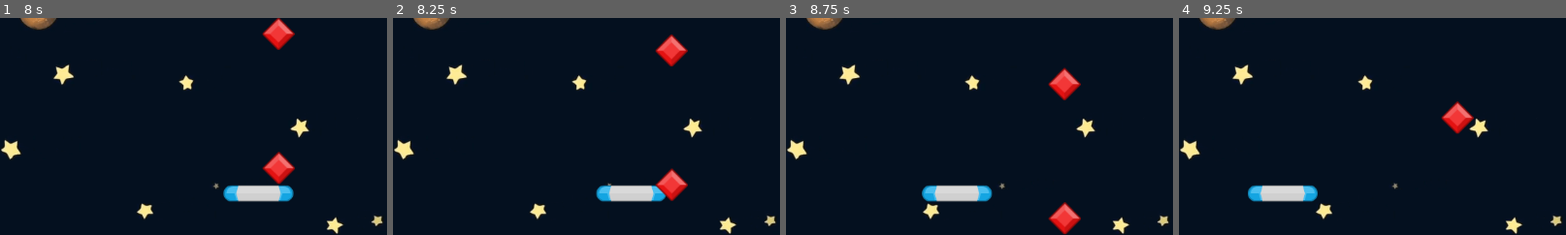
Above: before the commit, frames 1-4 (left to right).
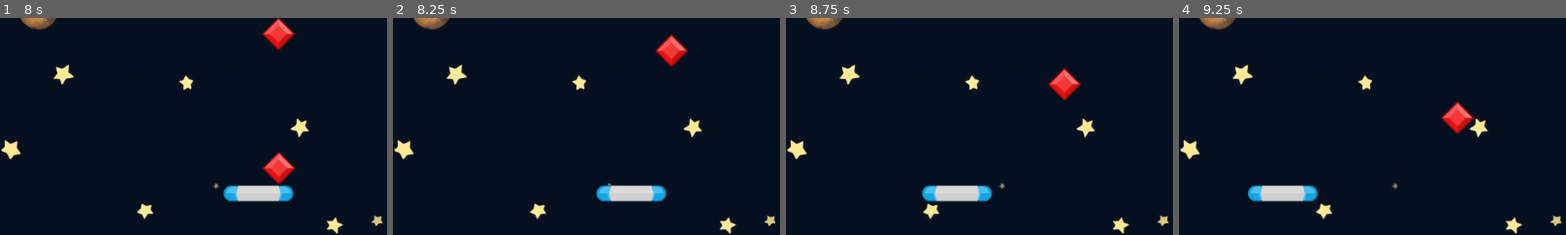
Above: after the commit, the same moments.

Repository: JaseBird/Gem-Catcher
Game: Godot game, scene res://scenes/game.tscn
Two runs of this game, one before a commit and one after it. Both use one fixed random seed, a clock stepped at 60 frames per second and the inputs below.
Inputs:
- Up to frame 1 (8 s): tap Enter at 0.5 s; hold D (right) 0.53-1.28 s; hold A (left) 1.28-2.03 s; hold D (right) 2.03-3.53 s; hold A (left) 3.53-5.78 s; hold D (right) from 5.78 s (still down)
- Up to frame 2 (8.25 s): release D (right) at 8.03 s; hold A (left) from 8.03 s (still down)
- Up to frame 3 (8.75 s): keep holding A (left)
- Up to frame 4 (9.25 s): keep holding A (left)
The pictures show only the part of the screen within x 41-91%, y 50-100%; the shares and areas given below are measured in that part.

Frame 1 is identical in both runs. In frame 2, 0.7% of the frame differs, in the area x 67-77%, y 69-85%; in frame 3, 0.7%, in the area x 67-77%, y 84-100%; in frame 4, nothing differs.

Commit message:
feat: remove gem when scored

Diff:
--- a/scenes/game.gd
+++ b/scenes/game.gd
@@ -34,3 +34,4 @@
 func _on_paddle_area_entered(area: Area2D) -> void:
 	_score += 1
 	score_label.text = "%03d" % _score
+	area.queue_free()
